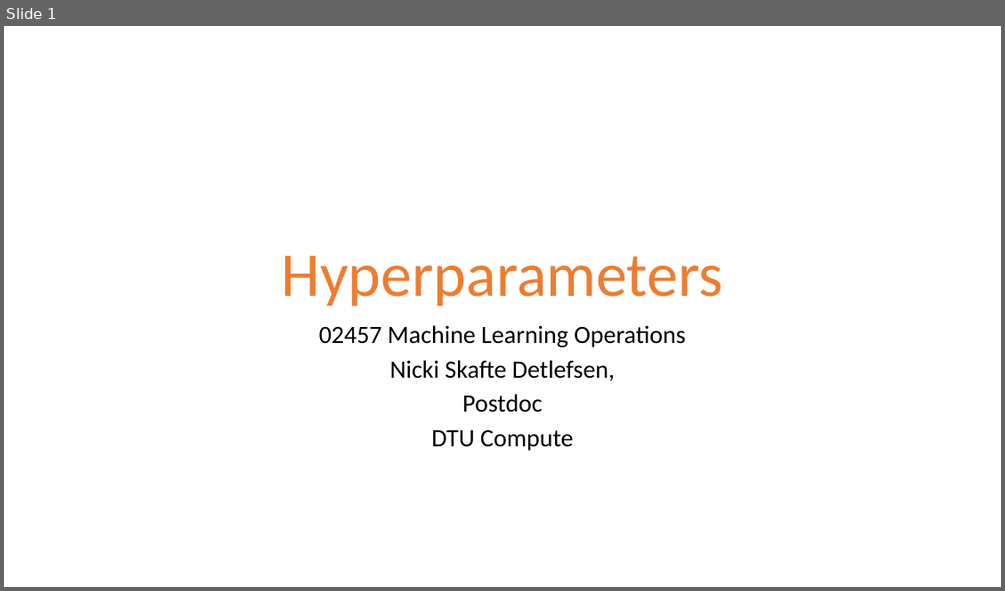
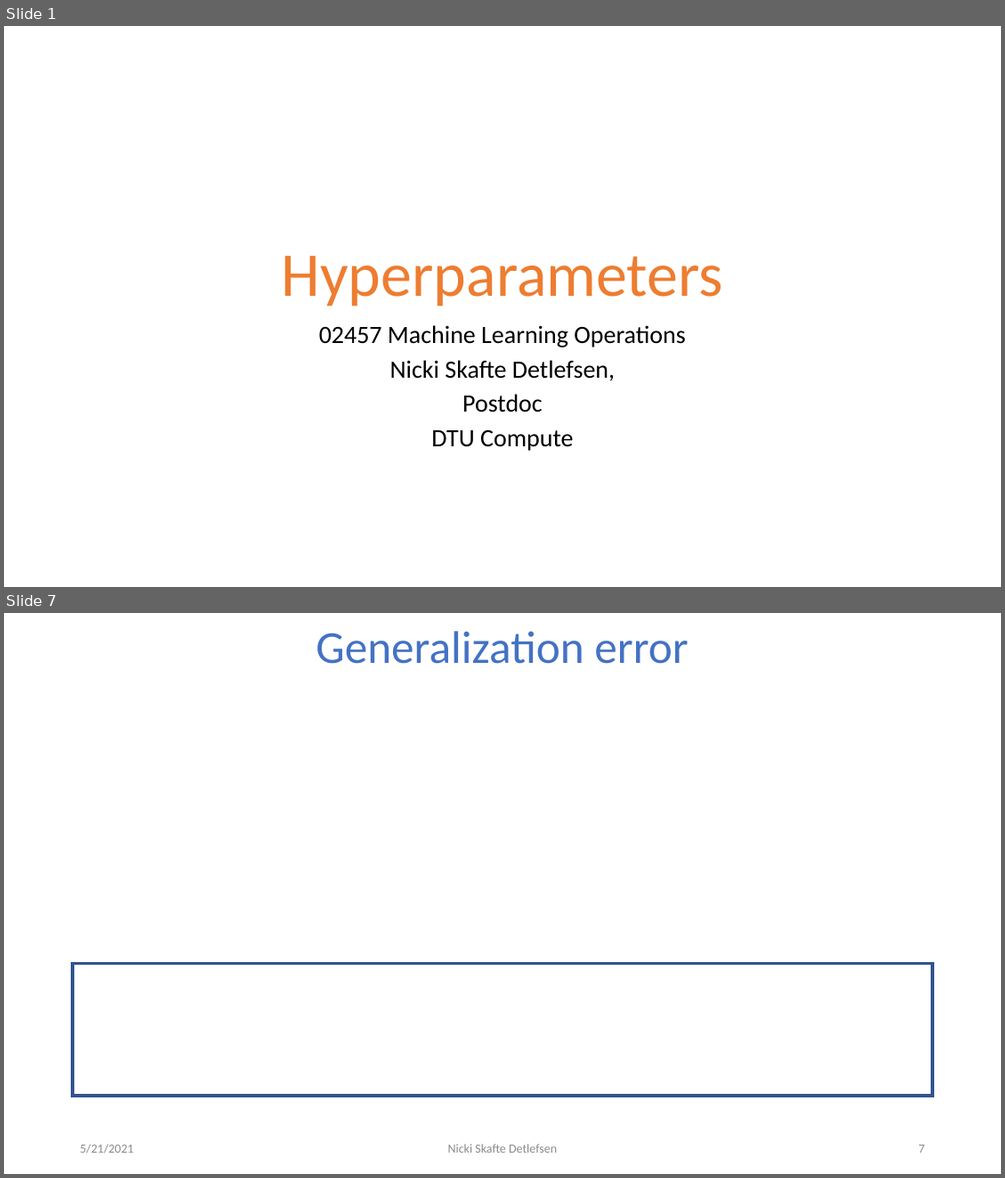
Before and after one commit to DeepEasterbunny/dtu_mlops, a slide deck: 09_crossvalidation_at_scale/Hyperparameters.pptx. Shown one above the other, each under a label of ours: slide 1 before the commit, slides 1 and 7 after it; the slides between them are not shown. The pictures are 1005x591 and 1005x1178 pixels, drawn with LibreOffice and Linux fonts; fonts in the diff are those of the drawing; grey boxes stand for pictures; background and template pictures are left out. Boxes give left, top, right and bottom in pixels: in the first picture for what was removed or moved away, otherwise in the second. Text is boxed around its words. In the diff, an @@ line names an element or a change of style, - is before the commit and + after.

```diff
--- a/09_crossvalidation_at_scale/Hyperparameters.pptx
+++ b/09_crossvalidation_at_scale/Hyperparameters.pptx
@@ slide 7 added at [4, 613, 1001, 1174], background #FFFFFF @@
@@ title added at [316, 631, 688, 664], 44 pt, text #4472C4 @@
+Generalization error
@@ rectangle added at [73, 963, 933, 1095], outline #325491 3 pt @@
@@ text added at [80, 1143, 133, 1153], 12 pt, text #8C8C8C @@
+5/21/2021
@@ text added at [448, 1143, 557, 1152], 12 pt, text #8C8C8C @@
+Nicki Skafte Detlefsen
@@ page number added at [918, 1144, 924, 1152], 12 pt, text #8C8C8C @@
+7
```
Also in this commit, not shown: 7 slides changed, 6 other slides added, 2 other files.
